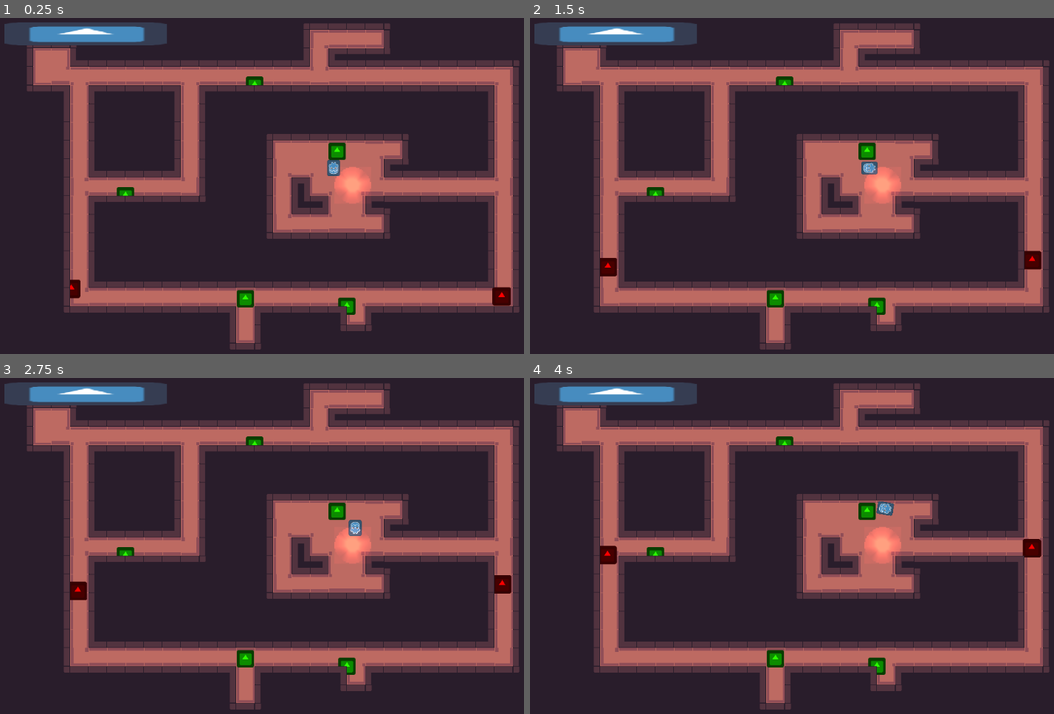
Above: before the commit, frames 1-4 (two rows, left to right).
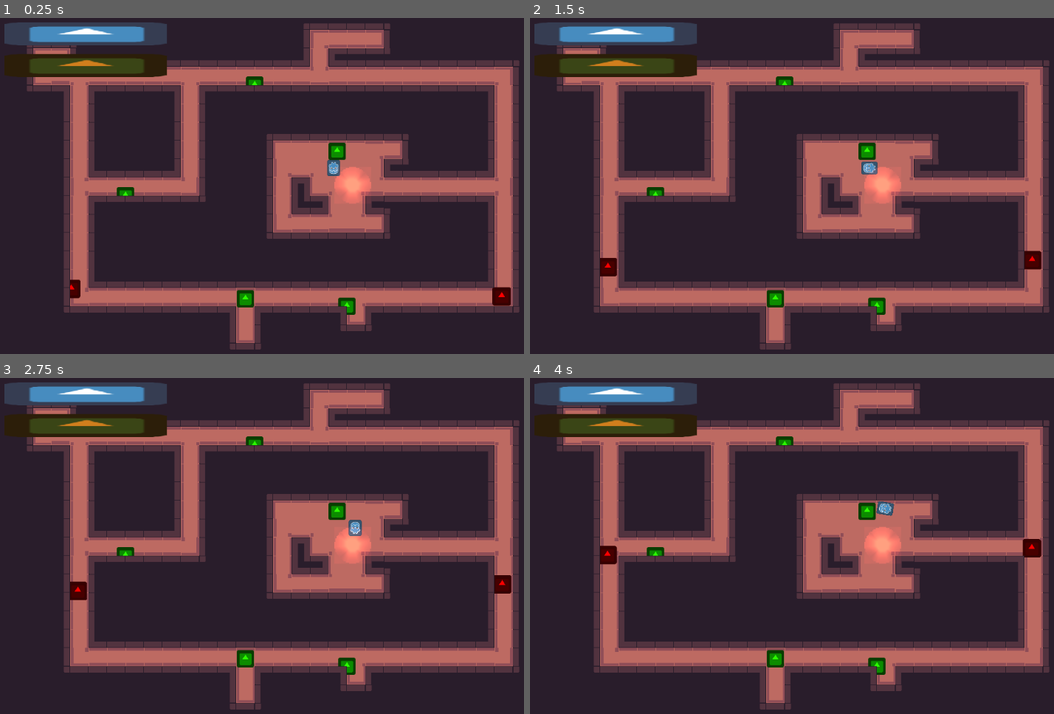
Above: after the commit, the same moments.

Repository: LaTu-Jams/LD54
Game: Godot game, scene res://scenes/Main.tscn
Two runs of this game, one before a commit and one after it. Both use one fixed random seed, a clock stepped at 60 frames per second and the inputs below. The engine's default icon, where the game draws it, is replaced by a stand-in: a white triangle on a blue panel in a dark square.
Inputs:
- Up to frame 1 (0.25 s): no input
- Up to frame 2 (1.5 s): hold D (turn_right) 0.53-1.28 s; hold Space (Mine) 0.53-1.28 s; hold S (move_backward) from 1.28 s (still down); tap Space (Mine) at 1.35 s
- Up to frame 3 (2.75 s): release S (move_backward) at 2.03 s; hold D (turn_right) from 2.03 s (still down); hold Space (Mine) from 2.03 s (still down)
- Up to frame 4 (4 s): release D (turn_right) at 2.78 s; release Space (Mine) at 2.78 s; hold W (move_forward) 2.78-3.53 s; tap Space (Mine) at 2.85 s; hold A (turn_left) from 3.53 s (still down); hold Space (Mine) from 3.53 s (still down)

The runs differ from the first frame. In frame 1, 2.1% of the frame differs, in the area x 0-32%, y 10-18%; in frame 2, 2.1%; in frame 3, 2.1%; in frame 4, 2.1%.

Commit message:
Add mineral meter and mineral info to level

Diff:
--- a/scenes/Main.tscn
+++ b/scenes/Main.tscn
@@ -36,3 +36,23 @@
 texture_under = ExtResource( 1 )
 texture_progress = ExtResource( 5 )
 nine_patch_stretch = true
+
+[node name="MineralMeter" type="TextureProgress" parent="UI"]
+modulate = Color( 0.815686, 0.494118, 0.113725, 1 )
+margin_left = 14.0
+margin_top = 74.0
+margin_right = 54.0
+margin_bottom = 114.0
+rect_scale = Vector2( 7.04, 1 )
+value = 25.0
+texture_under = ExtResource( 1 )
+texture_progress = ExtResource( 5 )
+nine_patch_stretch = true
+
+[node name="NextLevel" type="Label" parent="UI"]
+visible = false
+margin_left = 10.0
+margin_top = 118.0
+margin_right = 131.0
+margin_bottom = 146.0
+text = "NEXT LEVEL"
--- a/scripts/GameManager.gd
+++ b/scripts/GameManager.gd
@@ -5,7 +5,7 @@
 # var a = 2
 # var b = "text"
 onready var player = $Player
-onready var level = $Level
+onready var level : Level = $Level
 onready var UI := $UI
 
 var rng
--- a/scripts/Level.gd
+++ b/scripts/Level.gd
@@ -14,7 +14,10 @@
 onready var mineral_spawns = $MineralSpawns
 
 export var minerals_in_level = 3
+export var mineral_goal = 1
 export var enemies_in_level  = 0
+
+var minerals_gathered = 0
 
 # Called when the node enters the scene tree for the first time.
 func _ready():
--- a/scripts/UIManager.gd
+++ b/scripts/UIManager.gd
@@ -2,12 +2,19 @@
 class_name UIManager
 
 onready var heat_meter := $HeatMeter
-
+onready var mineral_meter := $MineralMeter
 
 func initialize():
 	heat_meter.max_value = get_parent().player.max_temperature
 	heat_meter.value = get_parent().player.current_temperature
+	mineral_meter.max_value = get_parent().level.minerals_in_level
+	mineral_meter.value = get_parent().level.minerals_gathered
 
 
 func _process(delta):
 	heat_meter.value = get_parent().player.current_temperature
+	mineral_meter.value = get_parent().level.minerals_gathered
+	if mineral_meter.value >= get_parent().level.mineral_goal:
+		$NextLevel.visible = true
+	elif $NextLevel.visible:
+		$NextLevel.visible = false
